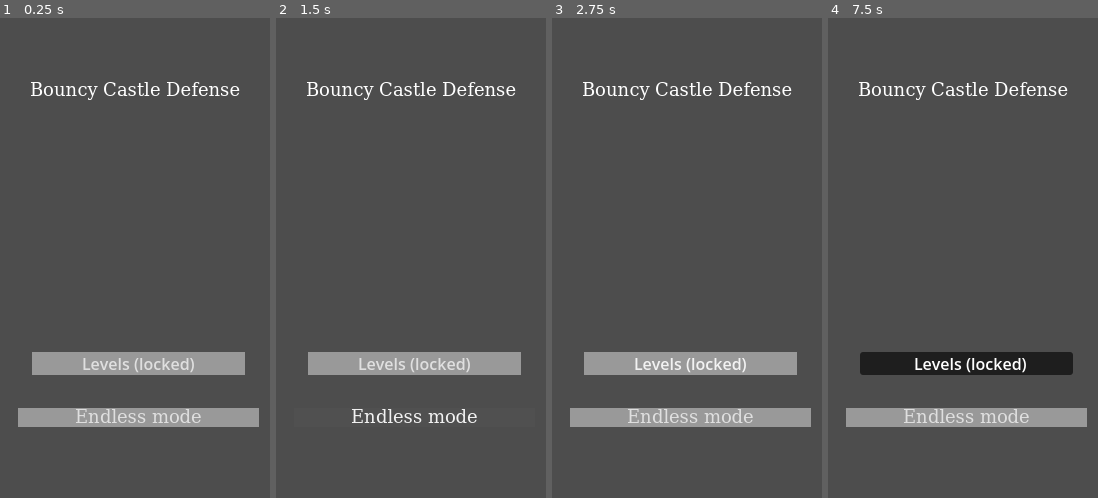
Above: before the commit, frames 1-4 (left to right).
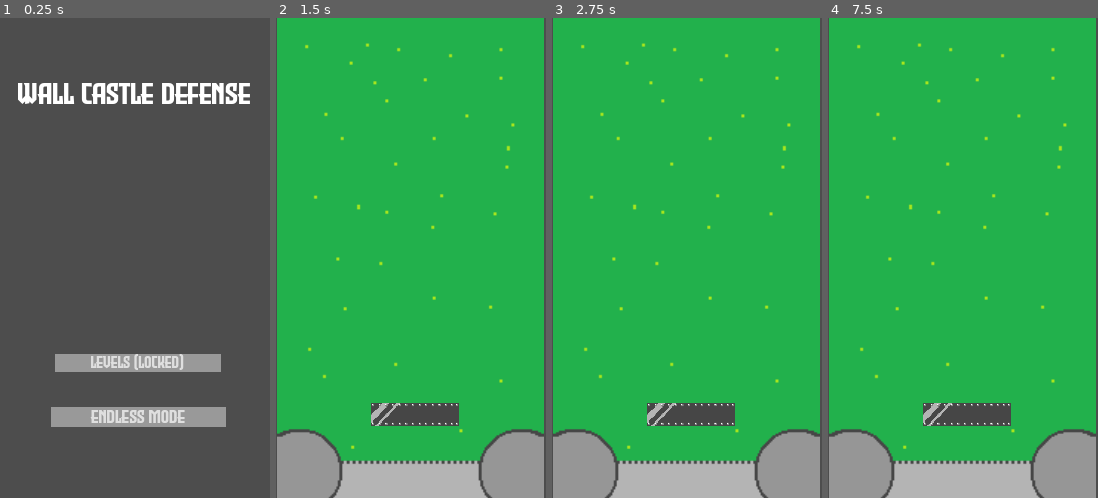
Above: after the commit, the same moments.

Repository: coolgames555/Bouncy
Game: Godot game, scene res://mainmenu.tscn
The game is run twice, just before and just after one commit, with the same random seed, the same clock (stepped at 60 frames per second) and the same inputs.
Inputs (mouse positions are in pixels of both pictures, inside the frame that each line leads up to):
- Up to frame 1 (0.25 s): no input
- Up to frame 2 (1.5 s): click "Endless mode" at 0.5 s; click (413, 416) at 1.25 s, where only the run before the commit has a clickable "Endless mode"
- Up to frame 3 (2.75 s): click (689, 363) at 2 s, where only the run before the commit has a clickable "Levels (locked)"
- Up to frame 4 (7.5 s): click (965, 363) at 2.75 s, where only the run before the commit has a clickable "Levels (locked)"; click (965, 416) at 3.5 s, where only the run before the commit has a clickable "Endless mode"; click (965, 363) at 4.25 s, where only the run before the commit has a clickable "Levels (locked)"; tap Enter at 5, 6.5 s; move the mouse to (1022, 234) at 5.02 s; click (1022, 234) at 5.17 s; tap Space at 5.75, 7.25 s; move the mouse to (909, 282) at 5.77 s; click (909, 282) at 5.92 s; move the mouse to (990, 152) at 6.52 s; click (990, 152) at 6.67 s; move the mouse to (949, 354) at 7.27 s; click (949, 354) at 7.42 s

The runs differ from the first frame. In frame 1, 6.6% of the frame differs, in the area x 6-96%, y 13-86%; in frame 2, 97%; in frame 3, 98%, in the area x 0-100%, y 0-100%; in frame 4, 98%.

Commit message:
Update mainmenu.tscn

Diff:
--- a/bouncy/mainmenu.tscn
+++ b/bouncy/mainmenu.tscn
@@ -1,82 +1,30 @@
 [gd_scene format=3 uid="uid://c4gspgw8buv81"]
 
-[sub_resource type="FontFile" id="FontFile_d2nv2"]
-cache/0/variation_coordinates = {}
-cache/0/face_index = 0
-cache/0/embolden = 0.0
-cache/0/transform = Transform2D(1, 0, 0, 1, 0, 0)
-cache/0/spacing_top = 0
-cache/0/spacing_bottom = 0
-cache/0/spacing_space = 0
-cache/0/spacing_glyph = 0
-cache/0/baseline_offset = 0.0
-cache/0/16/0/ascent = 0.0
-cache/0/16/0/descent = 0.0
-cache/0/16/0/underline_position = 0.0
-cache/0/16/0/underline_thickness = 0.0
-cache/0/16/0/scale = 1.0
-cache/0/17/0/ascent = 0.0
-cache/0/17/0/descent = 0.0
-cache/0/17/0/underline_position = 0.0
-cache/0/17/0/underline_thickness = 0.0
-cache/0/17/0/scale = 1.0
-cache/0/18/0/ascent = 0.0
-cache/0/18/0/descent = 0.0
-cache/0/18/0/underline_position = 0.0
-cache/0/18/0/underline_thickness = 0.0
-cache/0/18/0/scale = 1.0
-cache/0/19/0/ascent = 0.0
-cache/0/19/0/descent = 0.0
-cache/0/19/0/underline_position = 0.0
-cache/0/19/0/underline_thickness = 0.0
-cache/0/19/0/scale = 1.0
-cache/0/20/0/ascent = 0.0
-cache/0/20/0/descent = 0.0
-cache/0/20/0/underline_position = 0.0
-cache/0/20/0/underline_thickness = 0.0
-cache/0/20/0/scale = 1.0
-cache/0/21/0/ascent = 0.0
-cache/0/21/0/descent = 0.0
-cache/0/21/0/underline_position = 0.0
-cache/0/21/0/underline_thickness = 0.0
-cache/0/21/0/scale = 1.0
+[ext_resource type="FontFile" uid="uid://chbfsxrishwun" path="res://Evil_Empire.otf" id="1_cmhrf"]
+[ext_resource type="FontVariation" uid="uid://dn4r8468fxfo7" path="res://new_font_variation.tres" id="2_d2nv2"]
+[ext_resource type="Script" uid="uid://dxkfncm3pb5eg" path="res://button.gd" id="3_wgsso"]
+
+[sub_resource type="FontVariation" id="FontVariation_wgsso"]
+base_font = ExtResource("2_d2nv2")
 
 [sub_resource type="LabelSettings" id="LabelSettings_loy4s"]
-font = SubResource("FontFile_d2nv2")
-font_size = 18
+font = ExtResource("2_d2nv2")
+font_size = 30
 
-[sub_resource type="FontFile" id="FontFile_2vkit"]
-cache/0/variation_coordinates = {}
-cache/0/face_index = 0
-cache/0/embolden = 0.0
-cache/0/transform = Transform2D(1, 0, 0, 1, 0, 0)
-cache/0/spacing_top = 0
-cache/0/spacing_bottom = 0
-cache/0/spacing_space = 0
-cache/0/spacing_glyph = 0
-cache/0/baseline_offset = 0.0
-cache/0/16/0/ascent = 0.0
-cache/0/16/0/descent = 0.0
-cache/0/16/0/underline_position = 0.0
-cache/0/16/0/underline_thickness = 0.0
-cache/0/16/0/scale = 1.0
-cache/0/17/0/ascent = 0.0
-cache/0/17/0/descent = 0.0
-cache/0/17/0/underline_position = 0.0
-cache/0/17/0/underline_thickness = 0.0
-cache/0/17/0/scale = 1.0
-cache/0/18/0/ascent = 0.0
-cache/0/18/0/descent = 0.0
-cache/0/18/0/underline_position = 0.0
-cache/0/18/0/underline_thickness = 0.0
-cache/0/18/0/scale = 1.0
+[sub_resource type="FontVariation" id="FontVariation_v5jcj"]
+base_font = ExtResource("1_cmhrf")
 
 [sub_resource type="StyleBoxFlat" id="StyleBoxFlat_d2nv2"]
 
 [sub_resource type="StyleBoxFlat" id="StyleBoxFlat_wgsso"]
 bg_color = Color(0.3137255, 0.3137255, 0.3137255, 1)
 
+[sub_resource type="FontVariation" id="FontVariation_1ytid"]
+base_font = ExtResource("1_cmhrf")
+
 [sub_resource type="StyleBoxFlat" id="StyleBoxFlat_cmhrf"]
+
+[sub_resource type="StyleBoxFlat" id="StyleBoxFlat_igs2m"]
 
 [sub_resource type="StyleBoxFlat" id="StyleBoxFlat_loy4s"]
 
@@ -101,7 +49,9 @@
 
 [node name="Title" type="Label" parent="Title_container" unique_id=1536561317]
 layout_mode = 2
-text = "Bouncy Castle Defense"
+theme_override_fonts/font = SubResource("FontVariation_wgsso")
+theme_override_font_sizes/font_size = 25
+text = "Wall Castle Defense"
 label_settings = SubResource("LabelSettings_loy4s")
 horizontal_alignment = 1
 vertical_alignment = 1
@@ -122,11 +72,12 @@
 
 [node name="Button" type="Button" parent="Button_container" unique_id=1116161918]
 layout_mode = 2
-theme_override_fonts/font = SubResource("FontFile_2vkit")
+theme_override_fonts/font = SubResource("FontVariation_v5jcj")
 theme_override_font_sizes/font_size = 18
 theme_override_styles/normal = SubResource("StyleBoxFlat_d2nv2")
 theme_override_styles/hover = SubResource("StyleBoxFlat_wgsso")
 text = "          Endless mode          "
+script = ExtResource("3_wgsso")
 
 [node name="Button_container2" type="CenterContainer" parent="." unique_id=715954848]
 layout_mode = 1
@@ -144,6 +95,8 @@
 
 [node name="Button" type="Button" parent="Button_container2" unique_id=512401176]
 layout_mode = 2
+theme_override_fonts/font = SubResource("FontVariation_1ytid")
 theme_override_styles/normal = SubResource("StyleBoxFlat_cmhrf")
+theme_override_styles/pressed = SubResource("StyleBoxFlat_igs2m")
 theme_override_styles/hover = SubResource("StyleBoxFlat_loy4s")
-text = "            Levels (locked)            "
+text = "          Levels (locked)          "
